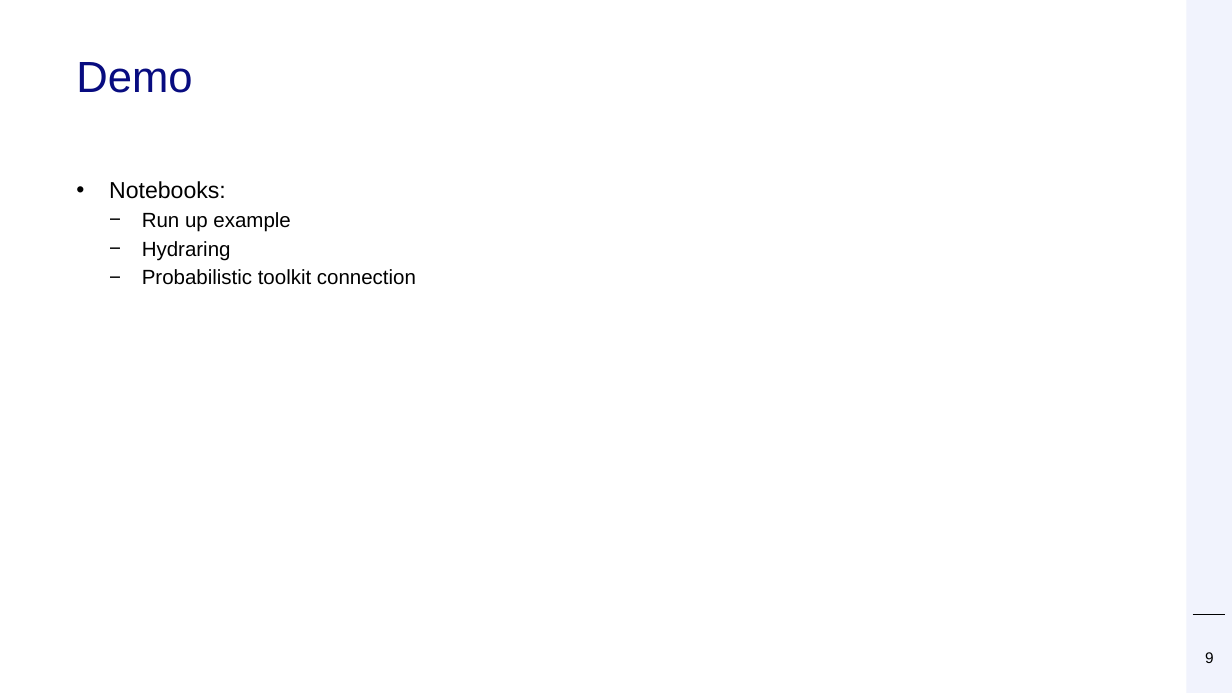
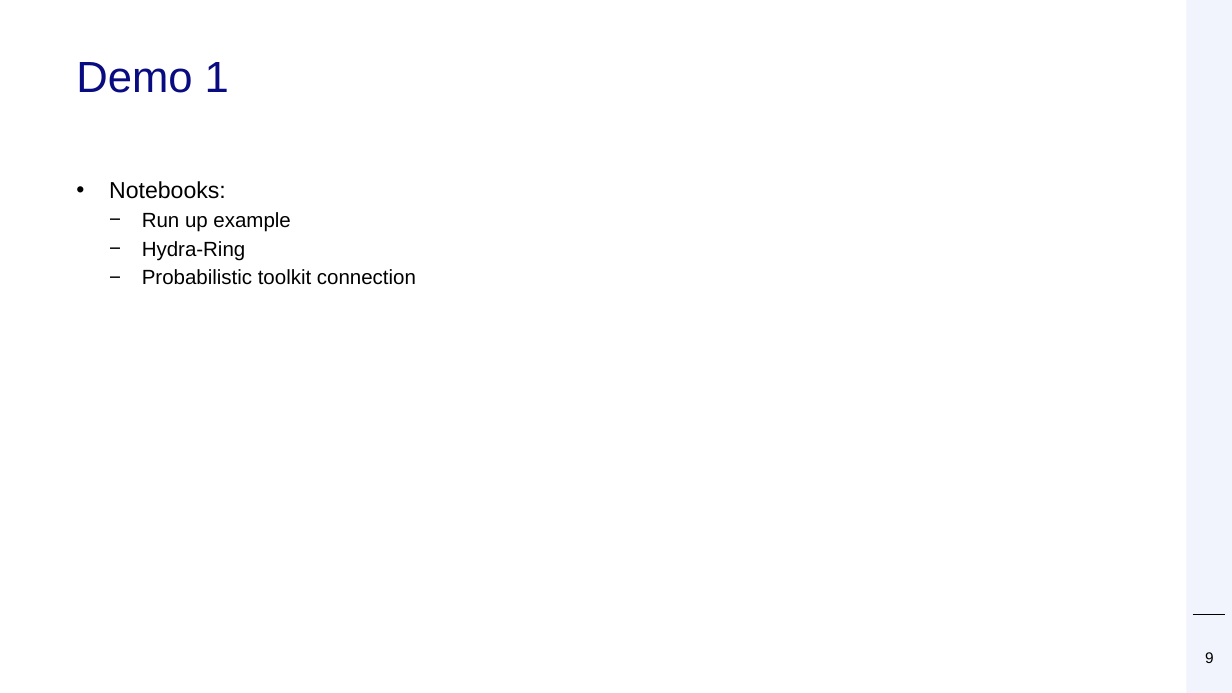
Before and after one commit to Deltares/ProbabilisticLibrary, a slide deck: slide 9 of doc/presentations/Probabilistic Library GFS 2 okt 2024.pptx. Drawn at 1232x693 pixels with LibreOffice and Linux fonts; fonts in the diff are those of the drawing; background and template pictures are left out. Boxes give left, top, right and bottom in pixels: in the first picture for what was removed or moved away, otherwise in the second. Text is boxed around its words. In the diff, an @@ line names an element or a change of style, - is before the commit and + after.

Commit message:
add sheet demo 2

```diff
--- a/doc/presentations/Probabilistic Library GFS 2 okt 2024.pptx
+++ b/doc/presentations/Probabilistic Library GFS 2 okt 2024.pptx
@@ title at (76, 62, 229, 93): text changed @@
-Demo
+Demo 1
@@ text at (142, 241, 246, 261): text changed @@
-  − Hydraring
+  − Hydra-Ring
```
Also in this commit, not shown: 2 other slides changed, 1 slide added.
